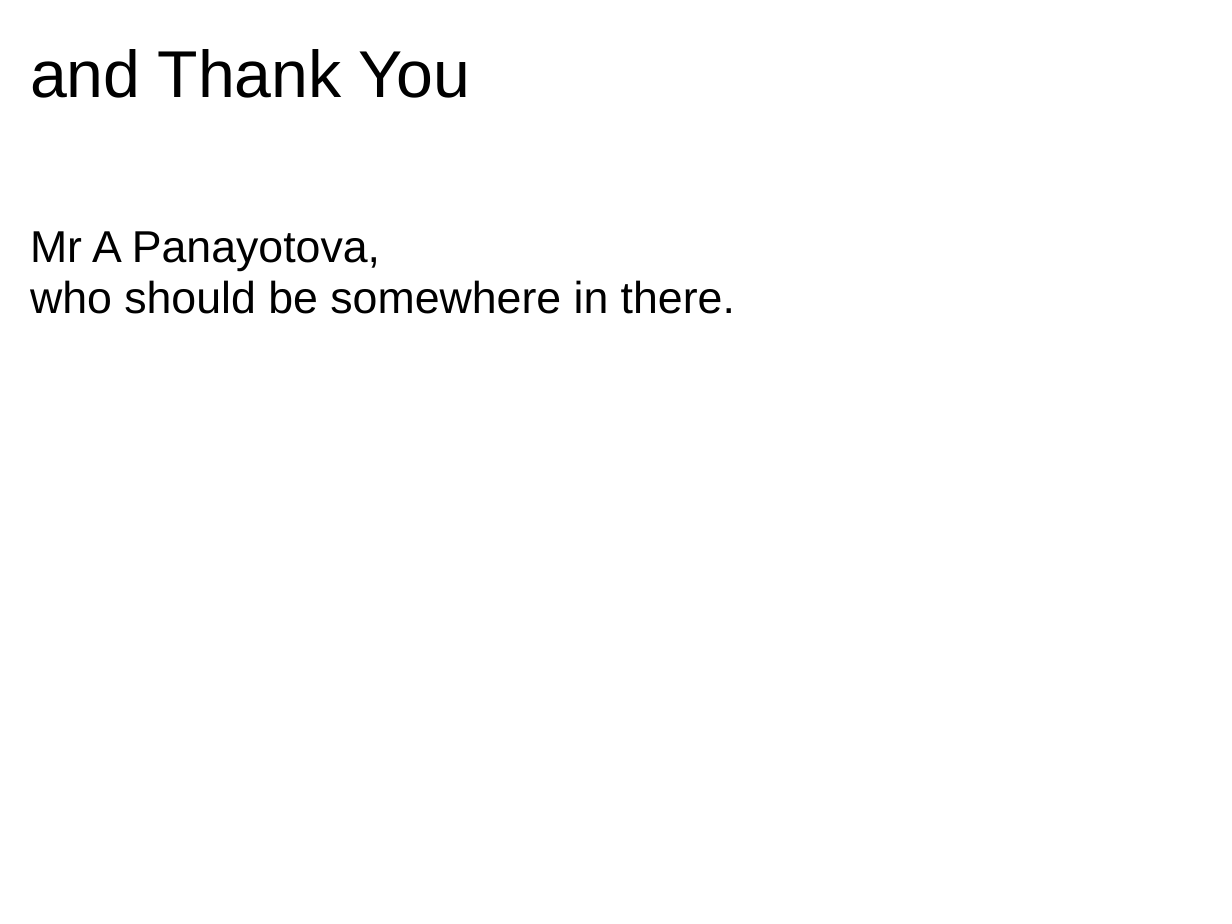
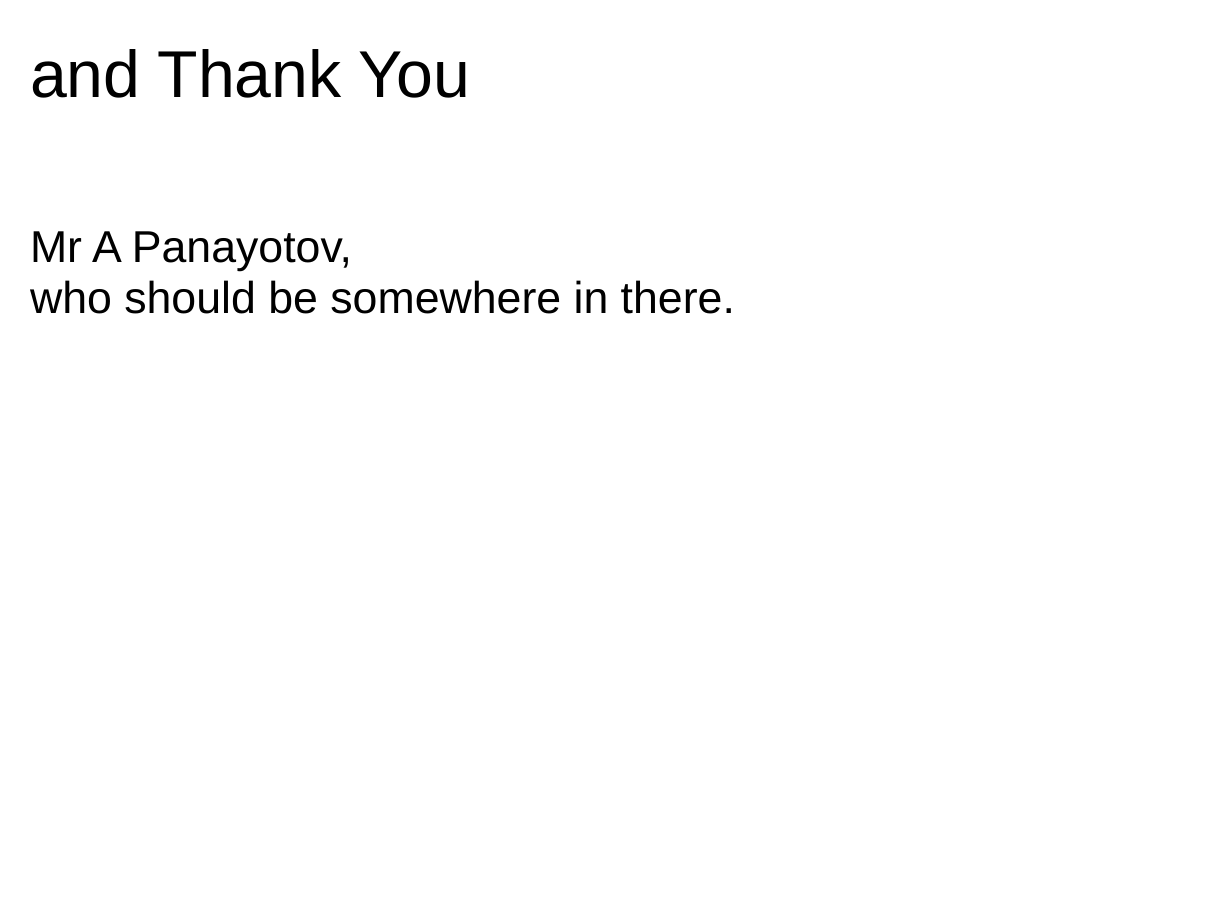
Before and after one commit to willknott/CoderDojo-HTML5-Slideshow, a slide deck: slide 6 of 2012_02_04_Coder_Dojo_JS_Slideshow.ppt. Drawn at 1232x924 pixels with LibreOffice and Linux fonts; fonts in the diff are those of the drawing. Boxes give left, top, right and bottom in pixels: in the first picture for what was removed or moved away, otherwise in the second. Text is boxed around its words. In the diff, an @@ line names an element or a change of style, - is before the commit and + after.

```diff
--- a/2012_02_04_Coder_Dojo_JS_Slideshow.ppt
+++ b/2012_02_04_Coder_Dojo_JS_Slideshow.ppt
@@ text at (30, 231, 352, 271): text changed @@
-Mr A Panayotova,
+Mr A Panayotov,
```
Also in this commit, not shown: 2 other files.
